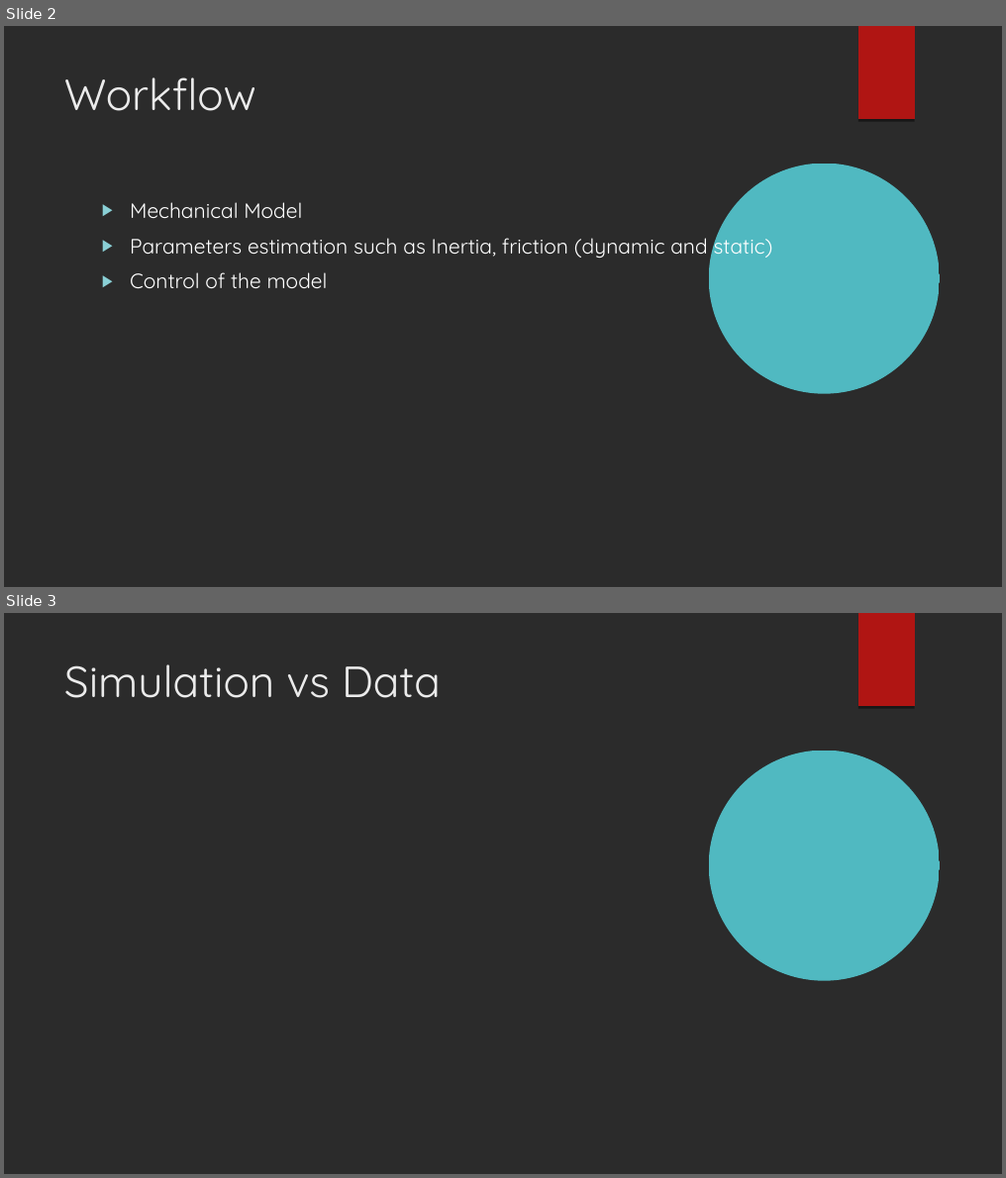
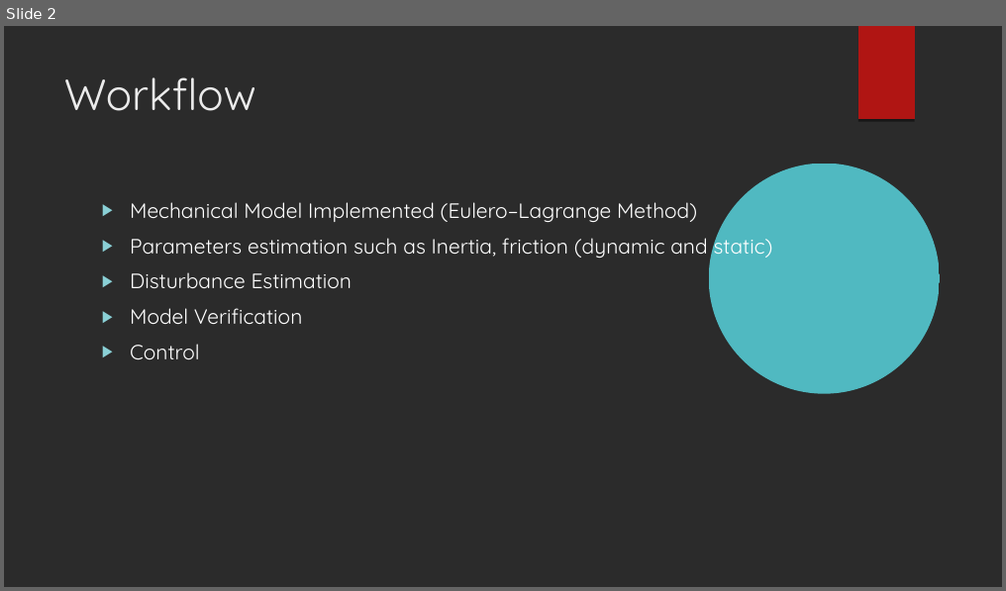
Before and after one commit to Quanser-Team/Quanser-Project, a slide deck: Presentation & Report/QUANSAR CUBE 2.odp. Shown one above the other, each under a label of ours: slides 2 and 3 before the commit, slide 2 after it. The pictures are 1006x1178 and 1006x591 pixels, drawn with LibreOffice and Linux fonts; fonts in the diff are those of the drawing; background and template pictures are left out; a plain dark background stands for a picture behind light text. Boxes give left, top, right and bottom in pixels: in the first picture for what was removed or moved away, otherwise in the second. Text is boxed around its words. In the diff, an @@ line names an element or a change of style, - is before the commit and + after.

```diff
--- a/Presentation & Report/QUANSAR CUBE 2.odp
+++ b/Presentation & Report/QUANSAR CUBE 2.odp
@@ slide 3 removed at [4, 613, 1002, 1174], background picture (left out); not listed: 2 template elements that a slide beside it also shows @@
@@ title removed at [64, 664, 441, 698] @@
-Simulation vs Data
@@ slide 2 changed as well @@
@@ text at [130, 202, 697, 222]: text changed @@
-▶ Mechanical Model
+▶ Mechanical Model Implemented (Eulero–Lagrange Method)
@@ text at [130, 273, 352, 360]: text changed @@
-▶ Control of the model
+▶ Disturbance Estimation
+▶ Model Verification
+▶ Control
```
Also in this commit, not shown: 1 other slide changed, 2 slides added, 2 other slides removed.
